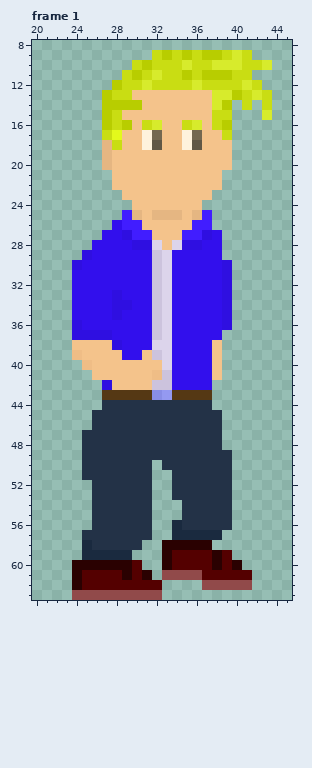
Edited in one commit: pixel-art file (Assets/art/MainCharacters/Liam/ATTEMPT3/liamRunR.aseprite). That is the earlier state.
64x64 pixels, 5 frames. Colours within 5 levels of each other are drawn and written as one. Shown: frame 1: x 20..45, y 8..63. The commit also changed other frames, which this record leaves out.
The result:
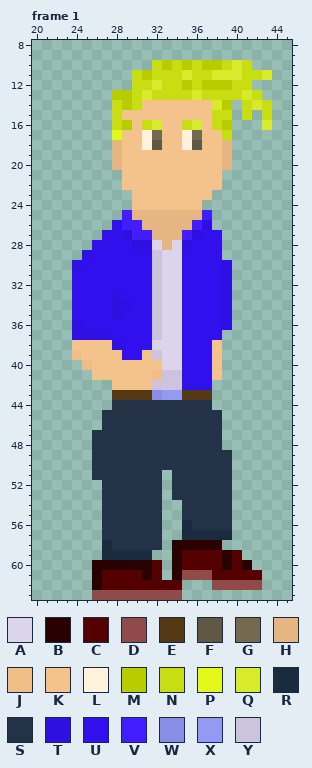
Palette (. is transparent): A #dcd4eb  B #2a0101  C #540000  D #914a4a  E #553814  F #605745  G #746850  H #e5b682  J #efbd86  K #f4c38b  L #fef2dc  M #b8cd00  N #c9dd13  P #e3f91c  Q #d7eb2c  R #1a2a3f  S #233247  T #2f0fe1  U #320fed  V #411dff  W #888de6  X #9499f1  Y #ccc3dd
Difference:
--- frame 1
@@ x 20..45 @@
  8 ..........................
- 9 ............NMNMNMMNQN....
-10 ..........NMNNNQNNQQQNNQ..
-11 .........NMNQNNMNMMMNN....
-12 ........MNNQNNNNQNNNNQN...
-13 .......MNNKKKKKKKKQQMNQN..
-14 .......MMMMKKKKKKKQM.N.N..
-15 .......MNKKKKKKKKKNN...Q..
-16 .......MNMKNQKKNQKNM......
-17 .......NPKKLGKKLGKKN......
-18 .......HNKKLFKKLFKKK......
-19 .......HKKKKKKKKKKKK......
-20 .......HKKKKKKKKKKKK......
-21 ........KKKKKKKKKKK.......
-22 ........KKKKKKKKKKK.......
-23 .........KKKKKKKKK........
+ 9 ..........................
+10 ............NMNMNMMNQN....
+11 ..........NMNNNQNNQQQNNQ..
+12 ..........NNQNNMNMMMNN....
+13 ........MMNQNNNNQNNNNQN...
+14 ........NMNKKKKKKKQM.NQN..
+15 ........NKKKKKKKKKNN.N.N..
+16 ........NMKNQKKNQKNM...Q..
+17 ........PKKLGKKLGKKN......
+18 ........HKKLFKKLFKKH......
+19 ........HKKKKKKKKKKH......
+20 ........HKKKKKKKKKKH......
+21 .........KKKKKKKKKK.......
+22 .........KKKKKKKKKK.......
+23 ..........KKKKKKKK........
 24 ..........KKKKKKK.........
-25 .........VHKHHHKHV........
-26 ........UVVKKKKKVV........
-27 .......UUTVVKKKVVTU.......
-28 ......UUUUTTAKATTUU.......
-29 .....TUUUUUUYAUUUUU.......
-30 ....TUUUUUUUYAUUUUUT......
-31 ....UUUUUUUUYAUUUUUT......
-32 ....UUUUUUUUYAUUUUUT......
-33 ....UUUUTUUUYAUUUUUT......
-34 ....UUUUTTUUYAUUUUUT......
-35 ....UUUUTUUUYAUUUUUT......
-36 ....TUUUUUUUYAUUUUUT......
-37 ....TTTTUUUUYAUUUUU.......
-38 ....KKKKTUUUAAUUUUK.......
-39 ....JKKKKUUKYAUUUUK.......
-40 .....JKKKKKKKAUUUUK.......
-41 ......KKKKKKJYUUUUK.......
-42 .......TKKKKYYUUUU........
-43 .......EEEEEWXEEEE........
-44 .......SSSSSSSSSSS........
-45 ......SSSSSSSSSSSSS.......
-46 ......SSSSSSSSSSSSS.......
-47 .....SSSSSSSSSSSSSS.......
-48 .....SSSSSSSSSSSSSS.......
-49 .....SSSSSSSSSSSSSSS......
-50 .....SSSSSSS.SSSSSSS......
-51 .....SSSSSSS..SSSSSS......
-52 ......SSSSSS..SSSSSS......
-53 ......SSSSSS..SSSSSS......
-54 ......SSSSSS...SSSSS......
-55 ......SSSSSS...SSSSS......
-56 ......SSSSSS..RSSSSS......
-57 .....SSSSSSS..RRRRR.......
-58 .....RSSSSS..BBBBB........
-59 .....RRRRR...BCCCCBC......
-60 ....BBBBBBC..BCCCCBCB.....
-61 ....BCCCCBCB.DDDDCCCCC....
-62 ....BCCCCCCCC....DDDDD....
-63 ....DDDDDDDDD.............
+25 .........VHHHHHHHV........
+26 ........UVVHHHHHVT........
+27 .......UUTVVHHHVTUU.......
+28 ......UUUUTTAHATUUU.......
+29 .....TUUUUUUYAAUUUU.......
+30 ....TUUUUUUUYAAUUUUT......
+31 ....UUUUUUUUYAAUUUUT......
+32 ....UUUUUUUUYAAUUUUT......
+33 ....UUUUTUUUYAAUUUUT......
+34 ....UUUUTTUUYAAUUUUT......
+35 ....UUUUTUUUYAAUUUUT......
+36 ....TUUUUUUUYAAUUUUT......
+37 ....TTTTUUUUYAAUUUU.......
+38 ....KKKKTUUUAAAUUUK.......
+39 ....JKKKKUUKYAAUUUK.......
+40 .....JKKKKKKKAAUUUK.......
+41 ......KKKKKKJYYUUUK.......
+42 ........KKKKYYYUUU........
+43 ........EEEEWXXEEE........
+44 ........SSSSSSSSSS........
+45 .......SSSSSSSSSSSS.......
+46 .......SSSSSSSSSSSS.......
+47 ......SSSSSSSSSSSSS.......
+48 ......SSSSSSSSSSSSS.......
+49 ......SSSSSSSSSSSSSS......
+50 ......SSSSSSSSSSSSSS......
+51 ......SSSSSSS.SSSSSS......
+52 .......SSSSSS.SSSSSS......
+53 .......SSSSSS.SSSSSS......
+54 .......SSSSSS..SSSSS......
+55 .......SSSSSS..SSSSS......
+56 .......SSSSSS..RSSSS......
+57 .......SSSSSS..RRRRR......
+58 .......RSSSSS.BBBBB.......
+59 .......RRRRR..BCCCCBC.....
+60 ......BBBBBBC.BCCCCBCB....
+61 ......BCCCCBC.BDDDCCCCC...
+62 ......BCCCCCCCC...DDDDD...
+63 ......DDDDDDDDD...........
